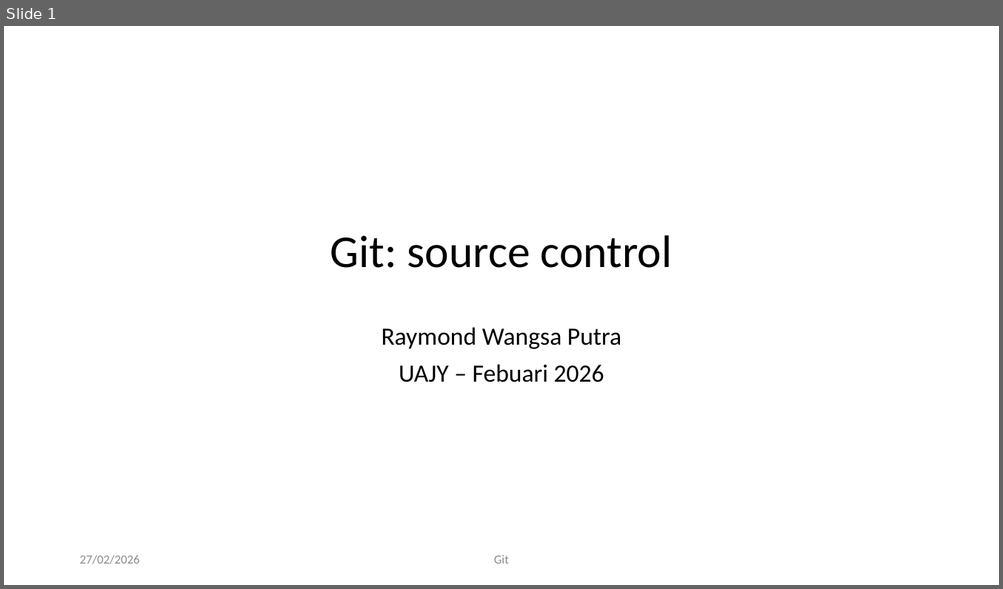
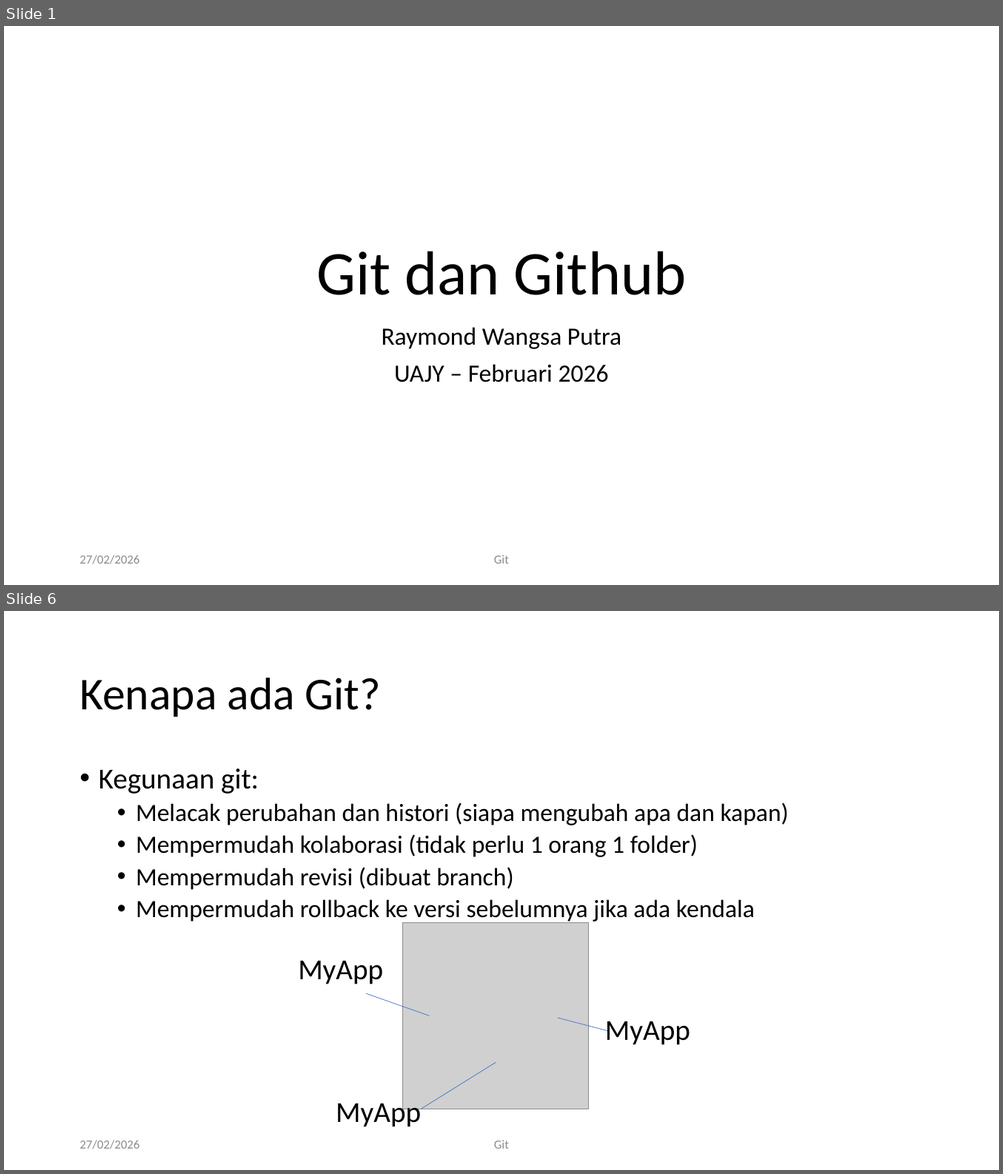
Before and after one commit to RayWP/training-uajy, a slide deck: Part 1 Git/Git-art of source control.pptx. Shown one above the other, each under a label of ours: slide 1 before the commit, slides 1 and 6 after it; the slides between them are not shown. The pictures are 1003x589 and 1003x1174 pixels, drawn with LibreOffice and Linux fonts; fonts in the diff are those of the drawing; grey boxes stand for pictures; background and template pictures are left out. Boxes give left, top, right and bottom in pixels: in the first picture for what was removed or moved away, otherwise in the second. Text is boxed around its words. In the diff, an @@ line names an element or a change of style, - is before the commit and + after.

Commit message:
finish git github part

```diff
--- a/Part 1 Git/Git-art of source control.pptx
+++ b/Part 1 Git/Git-art of source control.pptx
@@ slide 6 added at (4,611,999,1170), background #FFFFFF @@
@@ title added at (79,678,381,717), 44 pt, text #000000 @@
+Kenapa ada Git?
@@ text added at (99,769,788,923), 24 pt, text #000000 @@
+• Kegunaan git:
+  • Melacak perubahan dan histori (siapa mengubah apa dan kapan)
+  • Mempermudah kolaborasi (tidak perlu 1 orang 1 folder)
+  • Mempermudah revisi (dibuat branch)
+  • Mempermudah rollback ke versi sebelumnya jika ada kendala
@@ picture added at (403,923,589,1110) @@
@@ text added at (298,961,383,985), 28 pt, text #000000 @@
+MyApp
@@ line added from (430, 1016) to (366, 994), #4472C4 0.5 pt @@
@@ line added from (607, 1031) to (558, 1019), #4472C4 0.5 pt @@
@@ text added at (605,1022,690,1045), 28 pt, text #000000 @@
+MyApp
@@ line added from (495, 1062) to (421, 1110), #4472C4 0.5 pt @@
@@ text added at (336,1099,421,1128), 28 pt, text #000000 @@
+MyApp
@@ text added at (79,1140,139,1150), 12 pt, text #8C8C8C @@
+27/02/2026
@@ text added at (494,1140,509,1149), 12 pt, text #8C8C8C @@
+Git
@@ slide 1 changed as well @@
@@ title "Git dan Github" at (316,251,686,295): vertical alignment middle to bottom @@
@@ title at (316,251,686,295): text changed; size 44 to 60 pt @@
-Git: source control
+Git dan Github
@@ subtitle at (394,364,609,383): text changed @@
-UAJY – Febuari 2026
+UAJY – Februari 2026
```
Also in this commit, not shown: 34 other slides added, 4 other files.
